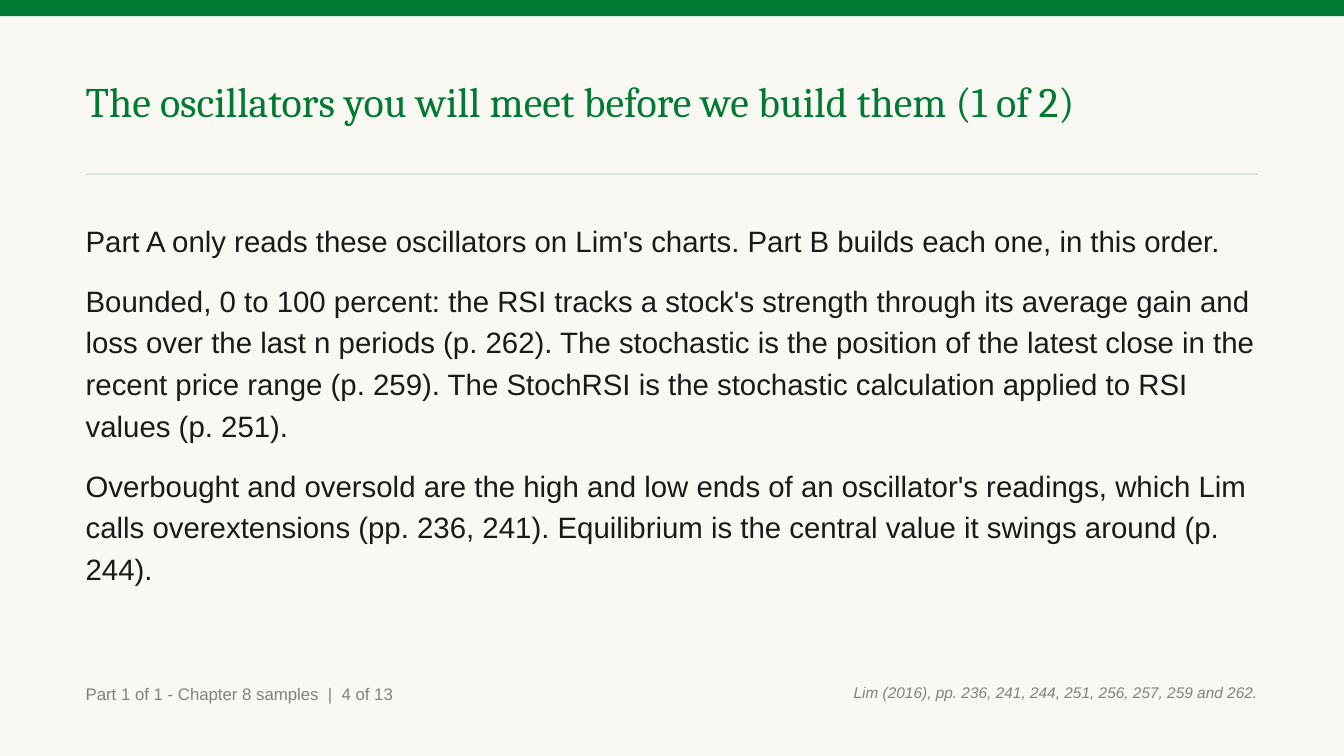
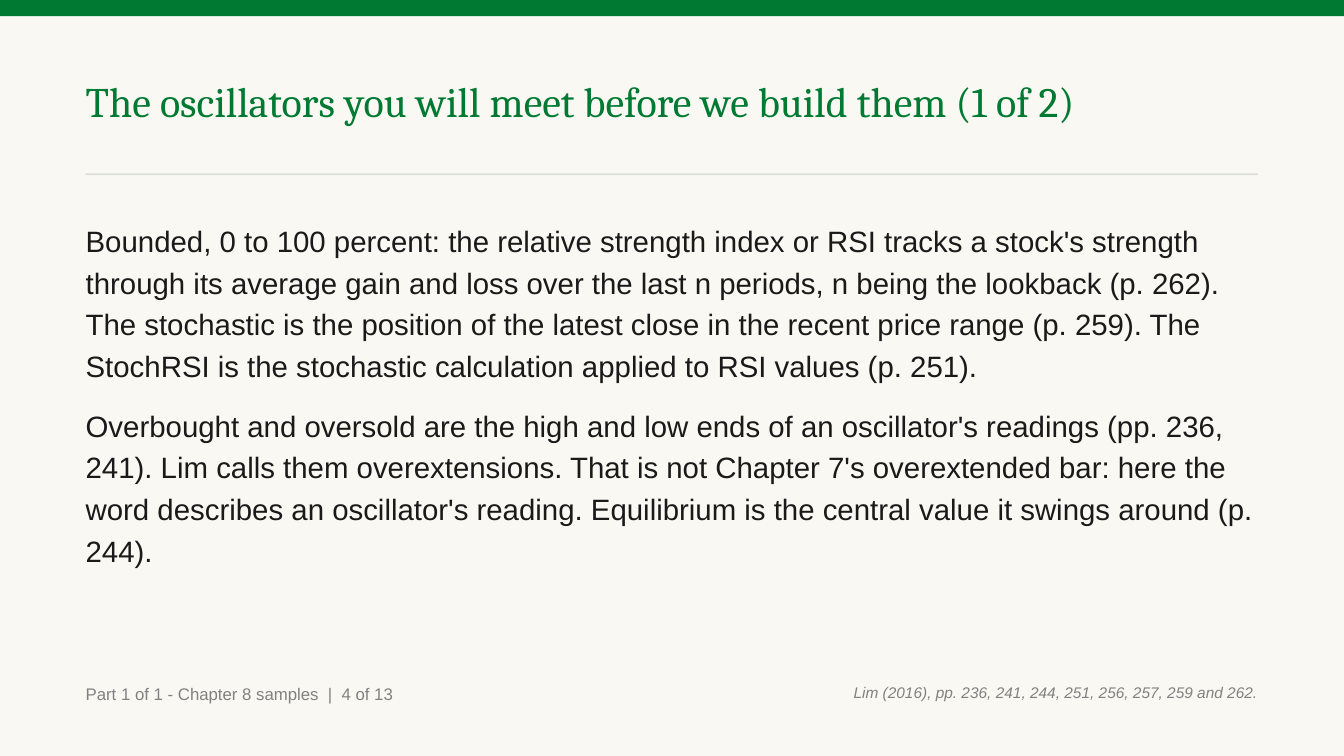
Before and after one commit to benjiesotelo-sudo/Telos_FIN1209, a slide deck: slide 6 of chapter-08/FIN1209-Chapter-08.pptx. Drawn at 1344x756 pixels with LibreOffice and Linux fonts; fonts in the diff are those of the drawing. Boxes give left, top, right and bottom in pixels: in the first picture for what was removed or moved away, otherwise in the second. Text is boxed around its words. In the diff, an @@ line names an element or a change of style, - is before the commit and + after.

Commit message:
Chapter 8 samples: second-read fixes (marks beside rings, four-mark Figure 8.7, stacked check, labels at marks, plain abbreviations)

```diff
--- a/chapter-08/FIN1209-Chapter-08.pptx
+++ b/chapter-08/FIN1209-Chapter-08.pptx
@@ text at [86, 230, 1252, 567]: text changed @@
-Part A only reads these oscillators on Lim's charts. Part B builds each one, in this order.
-Bounded, 0 to 100 percent: the RSI tracks a stock's strength through its average gain and loss over the last n periods (p. 262). The stochastic is the position of the latest close in the recent price range (p. 259). The StochRSI is the stochastic calculation applied to RSI values (p. 251).
-Overbought and oversold are the high and low ends of an oscillator's readings, which Lim calls overextensions (pp. 236, 241). Equilibrium is the central value it swings around (p. 244).
+Bounded, 0 to 100 percent: the relative strength index or RSI tracks a stock's strength through its average gain and loss over the last n periods, n being the lookback (p. 262). The stochastic is the position of the latest close in the recent price range (p. 259). The StochRSI is the stochastic calculation applied to RSI values (p. 251).
+Overbought and oversold are the high and low ends of an oscillator's readings (pp. 236, 241). Lim calls them overextensions. That is not Chapter 7's overextended bar: here the word describes an oscillator's reading. Equilibrium is the central value it swings around (p. 244).
```
Also in this commit, not shown: 9 other slides changed, 5 other files.
